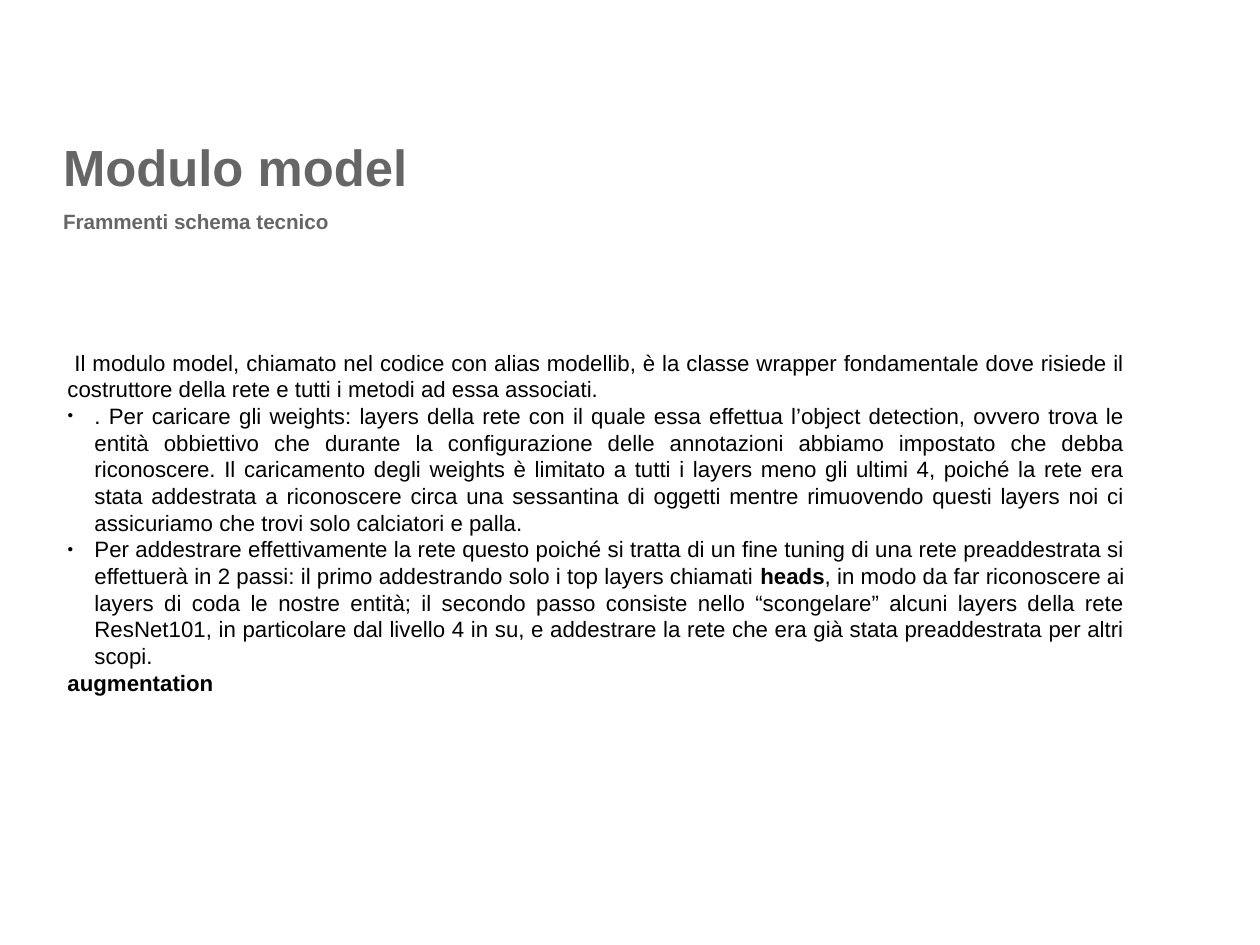
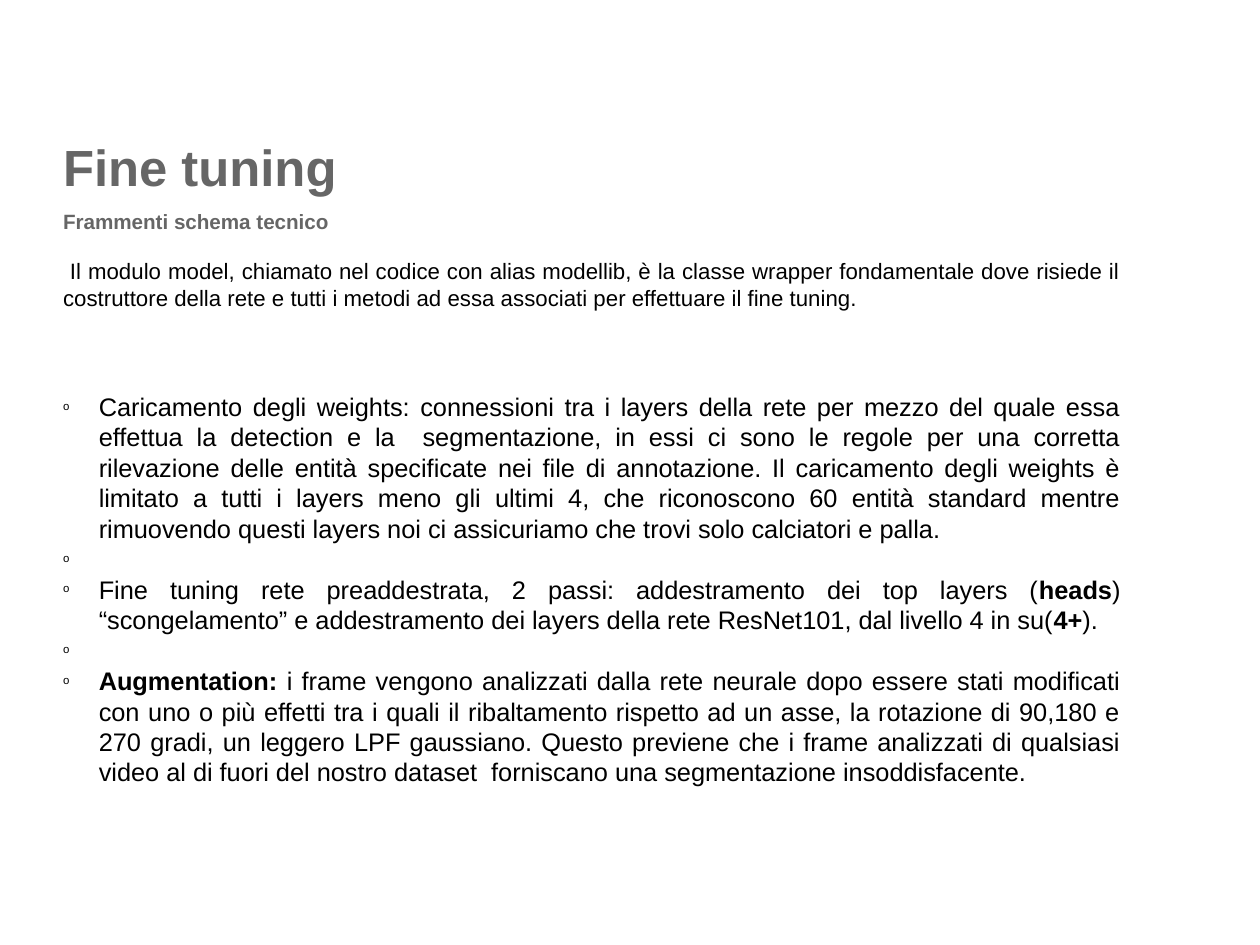
Before and after one commit to tintorimatteo/Imperatore, a slide deck: slide 10 of presentazione copia.odp. Drawn at 1260x945 pixels with LibreOffice and Linux fonts; fonts in the diff are those of the drawing; background and template pictures are left out. Boxes give left, top, right and bottom in pixels: in the first picture for what was removed or moved away, otherwise in the second. Text is boxed around its words. In the diff, an @@ line names an element or a change of style, - is before the commit and + after.

```diff
--- a/presentazione copia.odp
+++ b/presentazione copia.odp
@@ text at [63, 149, 336, 196]: text changed @@
-Modulo model
+Fine tuning
@@ text at [63, 262, 1120, 787]: text changed; size 14 to 16 pt @@
-Il modulo model, chiamato nel codice con alias modellib, è la classe wrapper fondamentale dove risiede il costruttore della rete e tutti i metodi ad essa associati.
-● . Per caricare gli weights: layers della rete con il quale essa effettua l’object detection, ovvero trova le entità obbiettivo che durante la configurazione delle annotazioni abbiamo impostato che debba riconoscere. Il caricamento degli weights è limitato a tutti i layers meno gli ultimi 4, poiché la rete era stata addestrata a riconoscere circa una sessantina di oggetti mentre rimuovendo questi layers noi ci assicuriamo che trovi solo calciatori e palla.
-● Per addestrare effettivamente la rete questo poiché si tratta di un fine tuning di una rete preaddestrata si effettuerà in 2 passi: il primo addestrando solo i top layers chiamati heads, in modo da far riconoscere ai layers di coda le nostre entità; il secondo passo consiste nello “scongelare” alcuni layers della rete ResNet101, in particolare dal livello 4 in su, e addestrare la rete che era già stata preaddestrata per altri scopi.
-augmentation
+Il modulo model, chiamato nel codice con alias modellib, è la classe wrapper fondamentale dove risiede il costruttore della rete e tutti i metodi ad essa associati per effettuare il fine tuning.
+o Caricamento degli weights: connessioni tra i layers della rete per mezzo del quale essa effettua la detection e la segmentazione, in essi ci sono le regole per una corretta rilevazione delle entità specificate nei file di annotazione. Il caricamento degli weights è limitato a tutti i layers meno gli ultimi 4, che riconoscono 60 entità standard mentre rimuovendo questi layers noi ci assicuriamo che trovi solo calciatori e palla.
+o Fine tuning rete preaddestrata, 2 passi: addestramento dei top layers (heads) “scongelamento” e addestramento dei layers della rete ResNet101, dal livello 4 in su(4+).
+o Augmentation: i frame vengono analizzati dalla rete neurale dopo essere stati modificati con uno o più effetti tra i quali il ribaltamento rispetto ad un asse, la rotazione di 90,180 e 270 gradi, un leggero LPF gaussiano. Questo previene che i frame analizzati di qualsiasi video al di fuori del nostro dataset forniscano una segmentazione insoddisfacente.
```
Also in this commit, not shown: 3 other slides changed.
